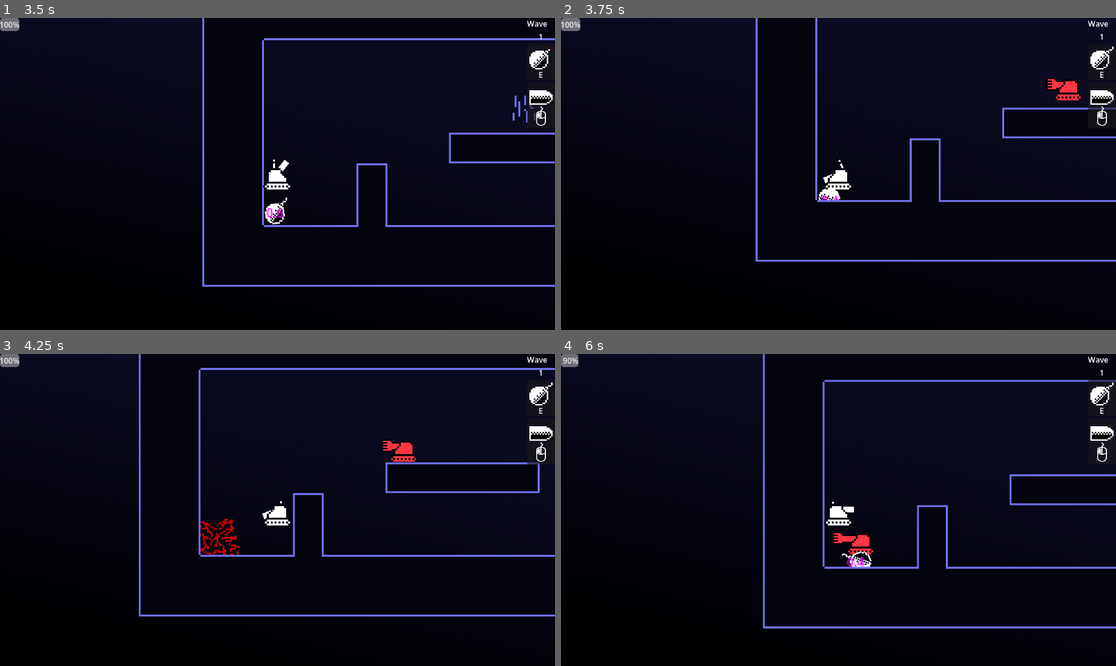
Above: before the commit, frames 1-4 (two rows, left to right).
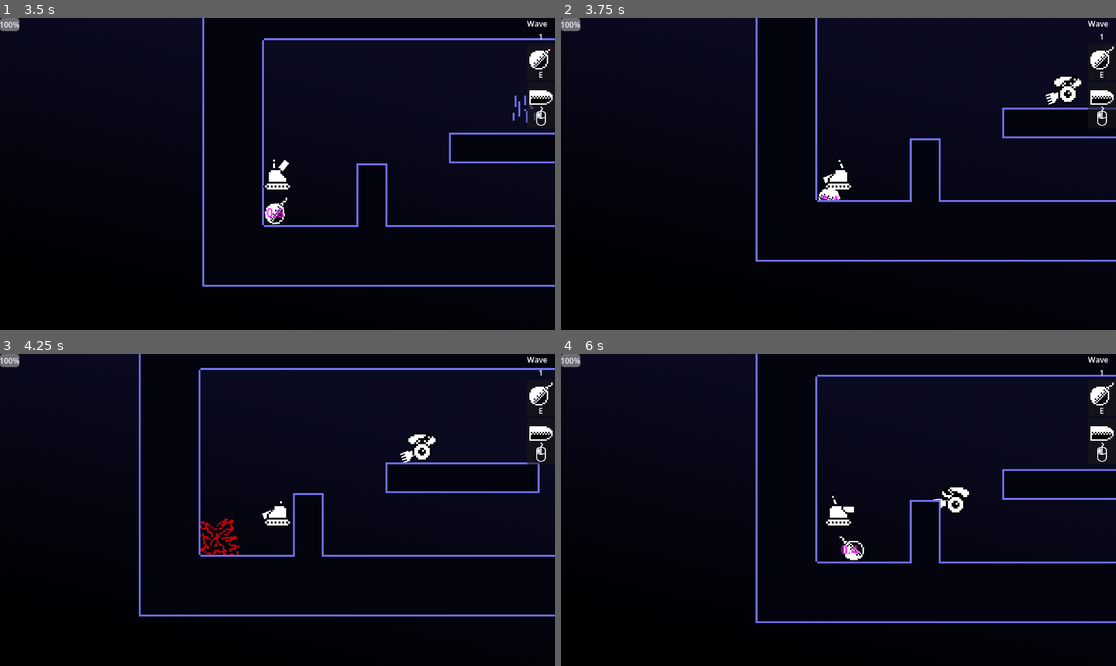
Above: after the commit, the same moments.

Repository: mrSerious195/arenagame
Game: Godot game, scene res://main.tscn
Same seed, same stepped clock (60 frames per second), same inputs: the game is played once before the commit and once after it.
Inputs (mouse positions are in pixels of both pictures, inside the frame that each line leads up to):
- Up to frame 1 (3.5 s): click "start game" at 0.5 s; move the mouse to (399, 158) at 1.27 s; hold D (right) 1.28-2.78 s; tap W (up) at 1.35, 1.52, 1.82, 2.27, 2.3, 2.57, 3.05 s; move the mouse to (166, 189) at 2.02 s; tap E (drop_bomb) at 2.1 s; move the mouse to (333, 105) at 2.77 s; hold A (left) from 2.78 s (still down); click (333, 105) at 2.85 s
- Up to frame 2 (3.75 s): move the mouse to (810, 236) at 3.52 s; release A (left) at 3.53 s; hold D (right) from 3.53 s (still down); tap W (up) at 3.6 s
- Up to frame 3 (4.25 s): keep holding D (right); tap W (up) at 3.77, 4.07 s
- Up to frame 4 (6 s): move the mouse to (1005, 556) at 4.27 s; tap E (drop_bomb) at 4.35 s; tap W (up) at 4.52, 4.55, 4.82, 5.27, 5.3, 5.57, 5.85 s; move the mouse to (672, 463) at 5.02 s; release D (right) at 5.03 s; hold A (left) 5.03-5.78 s; click (672, 463) at 5.1 s; move the mouse to (866, 510) at 5.77 s; hold D (right) from 5.78 s (still down)

Frame 1 is identical in both runs. In frame 2, 0.5% of the frame differs, in the area x 87-95%, y 18-28%; in frame 3, 0.6%; in frame 4, 5.5%, in the area x 0-100%, y 0-88%.

Commit message:
added 2nd enemy type

Diff:
--- /dev/null
+++ b/scenes/Enemies/add_gravety.gd
@@ -0,0 +1,11 @@
+extends Node2D
+
+var parent:PhysicsBody2D
+func _ready() -> void:
+	parent=get_parent()
+	parent.move_and_slide()
+
+func _physics_process(delta: float) -> void:
+
+	if(not parent.is_on_floor()):
+		parent.velocity += parent.get_gravity() * delta
--- a/scenes/Enemies/enemy.gd
+++ b/scenes/Enemies/enemy.gd
@@ -5,9 +5,7 @@
 func _ready() -> void:
 	add_to_group("enemies")
 
-func _physics_process(delta: float) -> void:
-	if(not is_on_floor()):
-		velocity += get_gravity() * delta
+
 
 func take_damage(damage:float)-> void:
 	health-=damage
--- a/scenes/Enemies/enemy.tscn
+++ b/scenes/Enemies/enemy.tscn
@@ -2,8 +2,9 @@
 
 [ext_resource type="Script" uid="uid://codo6pnpea6tx" path="res://scenes/Enemies/enemy.gd" id="1_md0e3"]
 [ext_resource type="PackedScene" uid="uid://cx6xwvhvgsm7l" path="res://scenes/EntityEffects/contact_damage.tscn" id="3_4ra3w"]
-[ext_resource type="PackedScene" uid="uid://c7ebyatsxo0fi" path="res://scenes/EntityEffects/dumbmove_x.tscn" id="4_5uy6h"]
 [ext_resource type="Texture2D" uid="uid://calnue217by3g" path="res://Assets/tonk.png" id="4_8swre"]
+[ext_resource type="Script" uid="uid://bbpiu33vbwxtj" path="res://scenes/EntityEffects/dumbmove_x.gd" id="4_dmeym"]
+[ext_resource type="Script" uid="uid://cpg0duhoo0xaf" path="res://scenes/Enemies/add_gravety.gd" id="4_uqsge"]
 [ext_resource type="Script" uid="uid://dsol5k65l2xrr" path="res://scenes/Enemies/enemy_weapon.gd" id="5_uqk7a"]
 [ext_resource type="Texture2D" uid="uid://bonyhqp2y5qh3" path="res://Assets/fist.png" id="6_uqsge"]
 
@@ -12,6 +13,7 @@
 collision_layer = 4
 collision_mask = 5
 script = ExtResource("1_md0e3")
+health = 30
 
 [node name="CollisionPolygon2D" type="CollisionPolygon2D" parent="." unique_id=1751220211]
 scale = Vector2(0.5, 0.5)
@@ -23,8 +25,12 @@
 [node name="CollisionShape2D" parent="ContactDamage/Area2D" parent_id_path=PackedInt32Array(2132826148, 611694213) index="0" unique_id=322739340]
 position = Vector2(1, -4.5)
 
-[node name="DumbmoveX" parent="." unique_id=446670836 node_paths=PackedStringArray("body") instance=ExtResource("4_5uy6h")]
-SPEED = 200.0
+[node name="AddGravety" type="Node2D" parent="." unique_id=1357561828]
+script = ExtResource("4_uqsge")
+
+[node name="Dumb_move_x" type="Node2D" parent="." unique_id=1491115473 node_paths=PackedStringArray("body")]
+script = ExtResource("4_dmeym")
+SPEED = 150.0
 body = NodePath("../Tonk")
 
 [node name="Tonk" type="Sprite2D" parent="." unique_id=1533656156]
--- /dev/null
+++ b/scenes/Enemies/enemy_2.tscn
@@ -0,0 +1,88 @@
+[gd_scene format=3 uid="uid://604ul28sld02"]
+
+[ext_resource type="Script" uid="uid://codo6pnpea6tx" path="res://scenes/Enemies/enemy.gd" id="1_75uv0"]
+[ext_resource type="PackedScene" uid="uid://cx6xwvhvgsm7l" path="res://scenes/EntityEffects/contact_damage.tscn" id="1_mew6u"]
+[ext_resource type="Texture2D" uid="uid://d4ebbgnxjvx2m" path="res://Assets/flying core.png" id="3_mew6u"]
+[ext_resource type="Texture2D" uid="uid://r2y1ogwo0fbh" path="res://Assets/propellor.png" id="4_75uv0"]
+[ext_resource type="Script" uid="uid://dsfley03bkxgs" path="res://scenes/Enemies/pointToPlayer.gd" id="5_75uv0"]
+[ext_resource type="Texture2D" uid="uid://bonyhqp2y5qh3" path="res://Assets/fist.png" id="5_ld514"]
+[ext_resource type="Script" uid="uid://dym5bjfr7ywf6" path="res://scenes/EntityEffects/dumbmove_xy.gd" id="6_wn7af"]
+
+[sub_resource type="AtlasTexture" id="AtlasTexture_0ilxu"]
+atlas = ExtResource("4_75uv0")
+region = Rect2(0, 0, 16, 16)
+
+[sub_resource type="AtlasTexture" id="AtlasTexture_ld514"]
+atlas = ExtResource("4_75uv0")
+region = Rect2(16, 0, 16, 16)
+
+[sub_resource type="AtlasTexture" id="AtlasTexture_8ywe3"]
+atlas = ExtResource("4_75uv0")
+region = Rect2(32, 0, 16, 16)
+
+[sub_resource type="AtlasTexture" id="AtlasTexture_66drn"]
+atlas = ExtResource("4_75uv0")
+region = Rect2(48, 0, 16, 16)
+
+[sub_resource type="SpriteFrames" id="SpriteFrames_8n81n"]
+animations = [{
+"frames": [{
+"duration": 1.0,
+"texture": SubResource("AtlasTexture_0ilxu")
+}, {
+"duration": 1.0,
+"texture": SubResource("AtlasTexture_ld514")
+}, {
+"duration": 1.0,
+"texture": SubResource("AtlasTexture_8ywe3")
+}, {
+"duration": 1.0,
+"texture": SubResource("AtlasTexture_66drn")
+}],
+"loop": true,
+"name": &"default",
+"speed": 8.0
+}]
+
+[node name="Enemy2" type="CharacterBody2D" unique_id=1532327248]
+collision_layer = 0
+script = ExtResource("1_75uv0")
+health = 20
+
+[node name="CollisionPolygon2D" type="CollisionPolygon2D" parent="." unique_id=1615795079]
+scale = Vector2(0.5, 0.5)
+polygon = PackedVector2Array(4, -48, -30, -44, -44, -26, -62, 34, -52, 44, 50, 46, 62, 30, 26, -36)
+
+[node name="ContactDamage" parent="." unique_id=2132826148 instance=ExtResource("1_mew6u")]
+knockback = 500.0
+
+[node name="CollisionShape2D" parent="ContactDamage/Area2D" parent_id_path=PackedInt32Array(2132826148, 611694213) index="0" unique_id=322739340]
+position = Vector2(1, -4.5)
+
+[node name="Tonk" type="Sprite2D" parent="." unique_id=2139973520]
+position = Vector2(0, -11)
+scale = Vector2(4, 4)
+texture = ExtResource("3_mew6u")
+
+[node name="AnimatedSprite2D" type="AnimatedSprite2D" parent="Tonk" unique_id=382774957]
+z_index = -2
+position = Vector2(0, -3)
+sprite_frames = SubResource("SpriteFrames_8n81n")
+autoplay = "default"
+frame_progress = 0.8612018
+
+[node name="weapon" type="Node2D" parent="." unique_id=1581083294]
+scale = Vector2(3, 3)
+script = ExtResource("5_75uv0")
+
+[node name="Fist" type="Sprite2D" parent="weapon" unique_id=348673700]
+z_index = -1
+position = Vector2(6, 0)
+texture = ExtResource("5_ld514")
+
+[node name="dumb_move_xy" type="Node2D" parent="." unique_id=2060745311 node_paths=PackedStringArray("body")]
+script = ExtResource("6_wn7af")
+SPEED = 120.0
+body = NodePath("../Tonk")
+
+[editable path="ContactDamage"]
--- /dev/null
+++ b/scenes/Enemies/pointToPlayer.gd
@@ -0,0 +1,27 @@
+extends Node2D
+@export
+var minrotation:float = -3*PI/8
+var player:Player
+# Called when the node enters the scene tree for the first time.
+func _ready() -> void:
+	var players =  get_tree().get_nodes_in_group("players")
+	if(players.size()>0 and players[0] is Player):
+		player=players[0]
+
+
+# Called every frame. 'delta' is the elapsed time since the previous frame.
+func _process(delta: float) -> void:
+	var playerdirection:Vector2=player.global_position-global_position
+	rotation =_limited_Weapon_Movement(playerdirection, playerdirection.x<0)
+
+func _limited_Weapon_Movement(mousedirection:Vector2, isMirrored:bool)->float:
+	if mousedirection.x==0:
+		mousedirection.x-=0.1
+	var rot:float =atan(mousedirection.y/mousedirection.x)
+	if isMirrored:
+		rot +=PI
+		rot= min(rot,PI-minrotation)
+	else:
+		rot= max(rot,minrotation)
+
+	return rot
--- /dev/null
+++ b/scenes/EntityEffects/dumbmove_xy.gd
@@ -0,0 +1,33 @@
+extends Node2D
+@export
+var SPEED:float
+var ACCELERATION:float =100
+var DECELERATION:float = 100
+var player:Player
+var parent:CharacterBody2D
+@export
+var body: Sprite2D
+# Called when the node enters the scene tree for the first time.
+func _ready() -> void:
+	parent=get_parent()
+	var players =  get_tree().get_nodes_in_group("players")
+	if(players.size()>0 and players[0] is Player):
+		player=players[0]
+	else:
+		print("player not found")
+
+func _physics_process(_delta: float) -> void:
+	var playerdifx = player.global_position.x-parent.global_position.x
+	var playerdirx=sign(playerdifx)
+	if(abs(playerdifx)>10):
+			parent.velocity.x = move_toward(parent.velocity.x,playerdirx* SPEED, ACCELERATION)
+	else:
+			parent.velocity.x = move_toward(parent.velocity.x, 0, DECELERATION)
+
+	var playerdify = player.global_position.y-parent.global_position.y
+	var playerdiry=sign(playerdify)
+	if(abs(playerdify)>10):
+			parent.velocity.y = move_toward(parent.velocity.y,playerdiry* SPEED, ACCELERATION)
+	else:
+			parent.velocity.y = move_toward(parent.velocity.y, 0, DECELERATION)
+	parent.move_and_slide()
--- a/scenes/Waves/Wave_1.tres
+++ b/scenes/Waves/Wave_1.tres
@@ -1,6 +1,6 @@
 [gd_resource type="Resource" script_class="Wave" format=3 uid="uid://b6hbuuja7wklu"]
 
-[ext_resource type="PackedScene" uid="uid://dhkptvsk86tl7" path="res://scenes/Enemies/enemy.tscn" id="1_2hiai"]
+[ext_resource type="PackedScene" uid="uid://604ul28sld02" path="res://scenes/Enemies/enemy_2.tscn" id="1_2hiai"]
 [ext_resource type="Script" uid="uid://brl3vgfwjapmp" path="res://scenes/Waves/Wave.gd" id="1_yfpnv"]
 
 [resource]
Binary file added: Assets/flying core.png
Not shown, added: Assets/flying core.png.import
Binary file added: Assets/propellor.png
Not shown, added: Assets/propellor.png.import
Not shown, added: scenes/Enemies/add_gravety.gd.uid
Not shown, added: scenes/Enemies/pointToPlayer.gd.uid
Not shown, added: scenes/EntityEffects/dumbmove_xy.gd.uid
